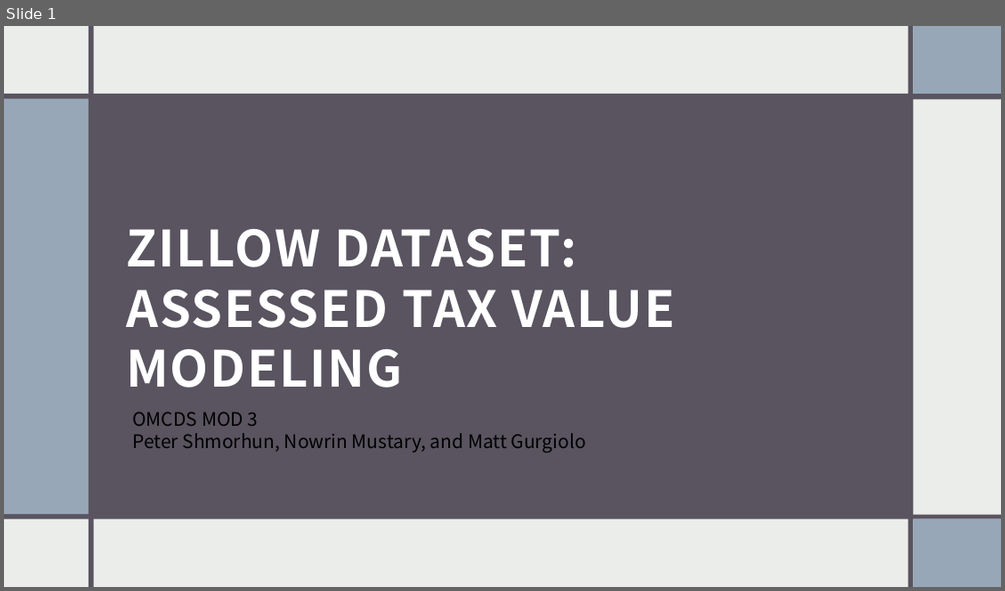
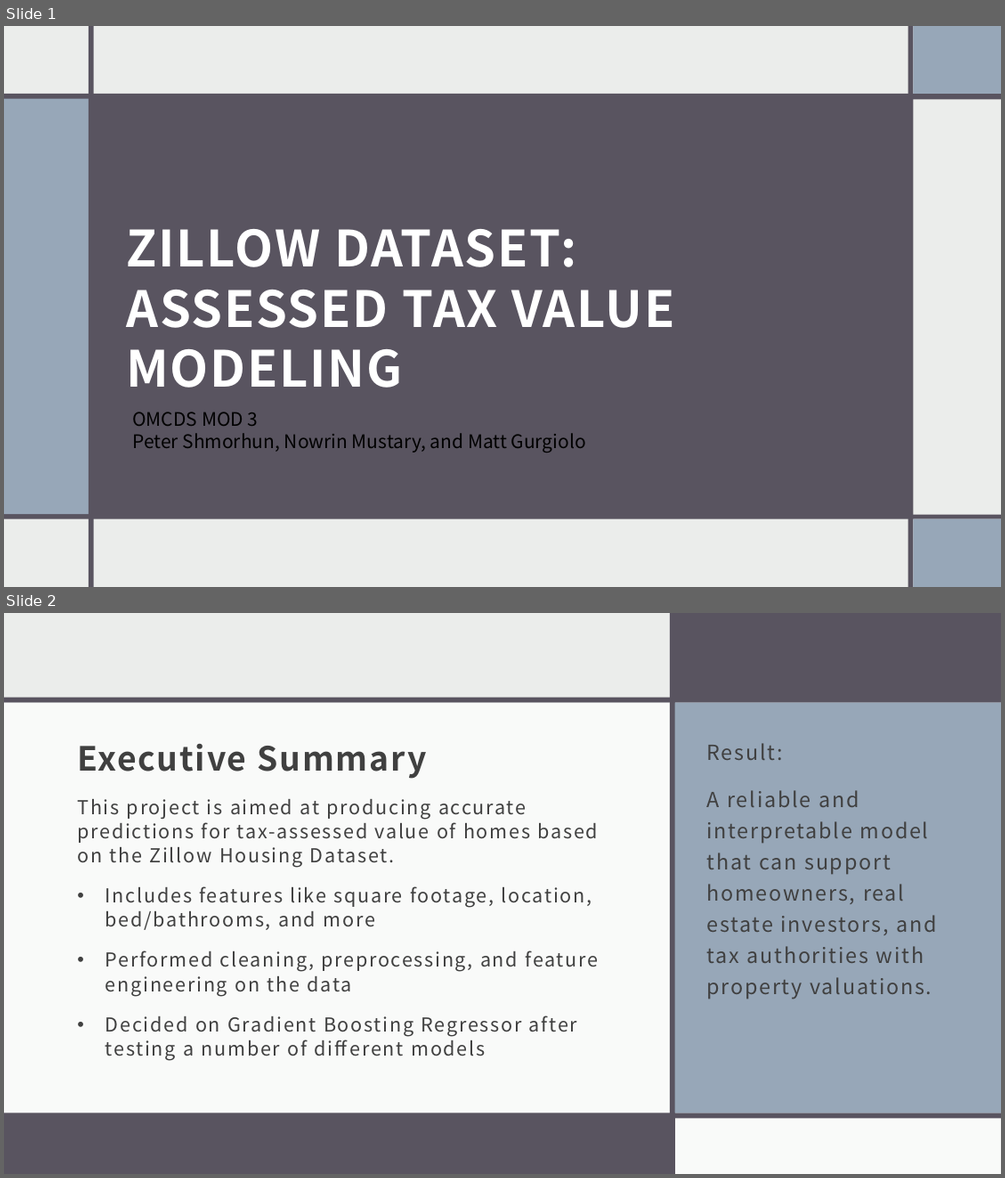
Before and after one commit to shmorhunmsds/ml_final_project, a slide deck: presentation.pptx. Shown one above the other, each under a label of ours: slide 1 before the commit, slides 1 and 2 after it. The pictures are 1005x591 and 1005x1178 pixels, drawn with LibreOffice and Linux fonts; fonts in the diff are those of the drawing. Boxes give left, top, right and bottom in pixels: in the first picture for what was removed or moved away, otherwise in the second. Text is boxed around its words. In the diff, an @@ line names an element or a change of style, - is before the commit and + after.

```diff
--- a/presentation.pptx
+++ b/presentation.pptx
@@ slide 2 added at box(4, 613, 1001, 1174), background #EBEDEB @@
@@ rectangle added at box(4, 613, 1001, 1174), fill #EBEDEB @@
@@ rectangle added at box(384, 613, 389, 1174), fill #595460 @@
@@ rectangle added at box(390, 613, 1001, 1174), fill #FFFFFF at 75% opacity @@
@@ rectangle added at box(670, 613, 675, 1174), fill #595460 @@
@@ rectangle added at box(672, 613, 1001, 699), fill #595460 @@
@@ rectangle added at box(4, 698, 1001, 703), fill #595460 @@
@@ rectangle added at box(4, 703, 674, 1113), fill #FFFFFF at 75% opacity @@
@@ rectangle added at box(675, 703, 1001, 1113), fill #97A7B8 @@
@@ title added at box(77, 743, 427, 779), 32 pt, text #404040, bold @@
+Executive Summary
@@ text added at box(707, 743, 936, 999), 20 pt, text #404040 @@
+Result:
+A reliable and interpretable model that can support homeowners, real estate investors, and tax authorities with property valuations.
@@ text added at box(77, 799, 599, 1060), 18.5 pt, text #404040 @@
+This project is aimed at producing accurate predictions for tax-assessed value of homes based on the Zillow Housing Dataset.
+• Includes features like square footage, location, bed/bathrooms, and more
+• Performed cleaning, preprocessing, and feature engineering on the data
+• Decided on Gradient Boosting Regressor after testing a number of different models
@@ rectangle added at box(4, 1116, 671, 1174), fill #595460 @@
@@ rectangle added at box(4, 1112, 1001, 1118), fill #595460 @@
@@ rectangle added at box(675, 1117, 1001, 1174), fill #FFFFFF at 75% opacity @@
```
Also in this commit, not shown: 4 slides changed, 6 other slides added, 8 slides removed.
